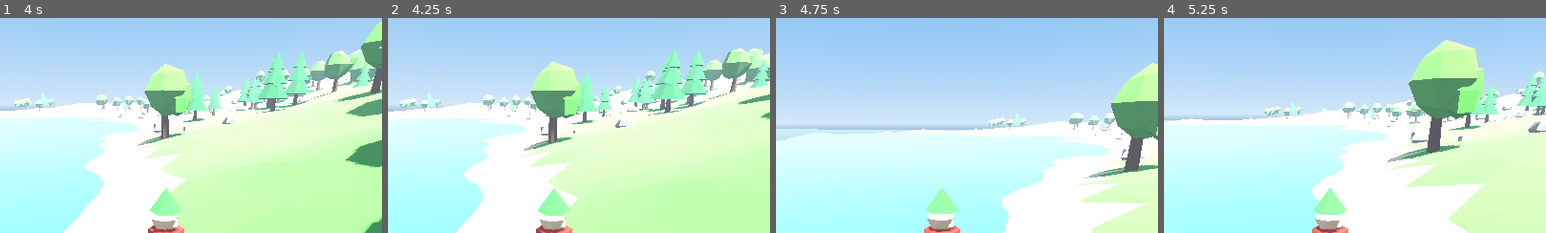
Above: before the commit, frames 1-4 (left to right).
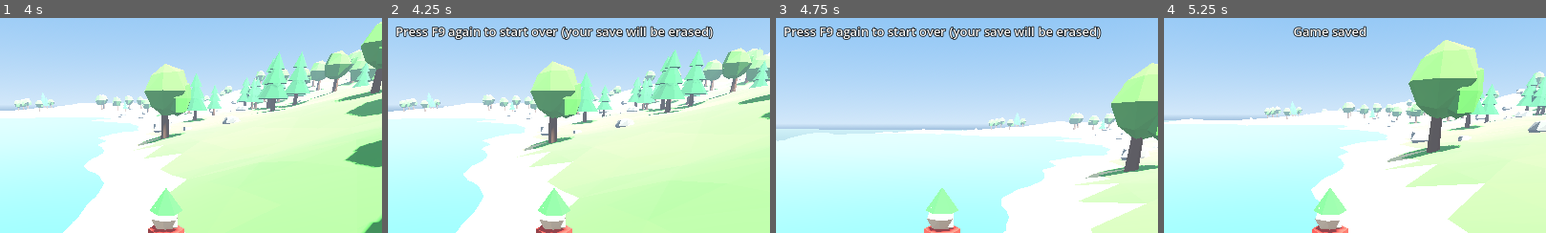
Above: after the commit, the same moments.

Repository: SneakKestrel16/Nelbrenn
Game: Godot game, scene res://scenes/main.tscn
The game is run twice, just before and just after one commit, with the same random seed, the same clock (stepped at 60 frames per second) and the same inputs.
Inputs (mouse positions are % of the whole screen's width and height, from its top left):
- Up to frame 1 (4 s): move the mouse to (55, 50) at 0.52 s; hold Shift (sprint) 0.53-1.28 s; hold W (move_forward) from 0.53 s (still down); tap Space (jump) at 0.77, 1.52, 3.02, 3.77 s; move the mouse to (45, 50) at 1.27 s; tap Shift (sprint) at 1.35, 2.85 s; move the mouse to (52, 48) at 2.02 s; hold Shift (sprint) 2.03-2.78 s; move the mouse to (49, 52) at 2.77 s; move the mouse to (57, 51) at 3.52 s; hold Shift (sprint) from 3.53 s (still down)
- Up to frame 2 (4.25 s): keep holding W (move_forward); keep holding Shift (sprint); tap F9 (restart_game, bound only after the commit) at 4.15 s
- Up to frame 3 (4.75 s): keep holding W (move_forward); tap F at 4.25 s; move the mouse to (42, 49) at 4.27 s; release Shift (sprint) at 4.28 s; tap Shift (sprint) at 4.35 s; tap Space (jump) at 4.52 s
- Up to frame 4 (5.25 s): keep holding W (move_forward); tap F5 (save_game, bound only after the commit) at 4.9 s; move the mouse to (51, 50) at 5.02 s; hold Shift (sprint) from 5.03 s (still down)
The pictures show only the part of the screen within x 28-78%, y 2-52%; the shares and areas given below are measured in that part.

Frame 1 is identical in both runs. In frame 2, 2.9% of the frame differs, in the area x 2-86%, y 3-11%; in frame 3, 2.9%; in frame 4, 0.7%.

Commit message:
Add saving and loading
Autosaves every 30 seconds and when the window closes, and restores the
player's position, view, time of day and world seed on start. F5 saves
now, F9 twice erases the save and starts over.

Diff:
--- a/scripts/main.gd
+++ b/scripts/main.gd
@@ -1,19 +1,32 @@
 extends Node3D
-## Entry point: sets up controls, sky, sun, the world and the player.
+## Entry point: sets up controls, sky, sun, the world and the player,
+## and handles saving and loading.
 
 const WorldScript := preload("res://scripts/world.gd")
 const PlayerScript := preload("res://scripts/player.gd")
 const DayNightScript := preload("res://scripts/day_night.gd")
+const SaveGame := preload("res://scripts/save_game.gd")
 
-## Change this to get a completely different world.
+## Seed for a brand-new world. A saved game keeps the seed it was started with.
 @export var world_seed: int = 1337
+@export var autosave_seconds := 30.0
 
 var world  # world.gd
 var player  # player.gd
+var day_night  # day_night.gd
+
+var _toast: Label
+var _toast_tween: Tween
+var _restart_armed_until := 0.0
 
 
 func _ready() -> void:
 	_setup_input()
+	_build_toast()
+
+	var save := SaveGame.read()
+	if save.has("world_seed"):
+		world_seed = int(save["world_seed"])
 
 	var env := WorldEnvironment.new()
 	env.name = "WorldEnvironment"
@@ -25,10 +38,12 @@
 	sun.directional_shadow_max_distance = 150.0
 	add_child(sun)
 
-	var day_night := DayNightScript.new()
+	day_night = DayNightScript.new()
 	day_night.name = "DayNight"
 	day_night.sun = sun
 	day_night.world_environment = env
+	if save.has("time_of_day"):
+		day_night.time_of_day = float(save["time_of_day"])
 	add_child(day_night)
 
 	world = WorldScript.new()
@@ -39,10 +54,82 @@
 	player = PlayerScript.new()
 	player.name = "Player"
 	add_child(player)
-	player.global_position = world.find_spawn_point()
+	if save.has("player"):
+		player.apply_save_data(save["player"])
+		show_message("Welcome back!")
+	else:
+		player.global_position = world.find_spawn_point()
 
 	world.target = player
 	world.generate_around(player.global_position, true)
+
+	var timer := Timer.new()
+	timer.wait_time = autosave_seconds
+	timer.autostart = true
+	timer.timeout.connect(save_game.bind(false))
+	add_child(timer)
+
+
+func _unhandled_input(event: InputEvent) -> void:
+	if event.is_action_pressed("save_game"):
+		save_game(true)
+	elif event.is_action_pressed("restart_game"):
+		_request_restart()
+
+
+func _notification(what: int) -> void:
+	# Save when the window is closed.
+	if what == NOTIFICATION_WM_CLOSE_REQUEST:
+		save_game(false)
+
+
+func save_game(announce: bool) -> void:
+	var data := {
+		"world_seed": world_seed,
+		"time_of_day": day_night.time_of_day,
+		"player": player.get_save_data(),
+		"saved_at": Time.get_datetime_string_from_system(),
+	}
+	var ok: bool = SaveGame.write(data)
+	if announce or not ok:
+		show_message("Game saved" if ok else "Could not save the game!")
+
+
+## Press twice within 3 seconds to wipe the save and start over.
+func _request_restart() -> void:
+	var now := Time.get_ticks_msec() / 1000.0
+	if now > _restart_armed_until:
+		_restart_armed_until = now + 3.0
+		show_message("Press F9 again to start over (your save will be erased)")
+		return
+	# Reloading with no save starts fresh, using the world_seed set on this scene.
+	SaveGame.delete()
+	get_tree().reload_current_scene()
+
+
+func show_message(text: String) -> void:
+	_toast.text = text
+	_toast.modulate.a = 1.0
+	if _toast_tween:
+		_toast_tween.kill()
+	_toast_tween = create_tween()
+	_toast_tween.tween_interval(2.0)
+	_toast_tween.tween_property(_toast, "modulate:a", 0.0, 0.8)
+
+
+func _build_toast() -> void:
+	var layer := CanvasLayer.new()
+	add_child(layer)
+	_toast = Label.new()
+	_toast.set_anchors_and_offsets_preset(Control.PRESET_CENTER_TOP)
+	_toast.offset_top = 24.0
+	_toast.grow_horizontal = Control.GROW_DIRECTION_BOTH
+	_toast.horizontal_alignment = HORIZONTAL_ALIGNMENT_CENTER
+	_toast.add_theme_font_size_override("font_size", 26)
+	_toast.add_theme_color_override("font_outline_color", Color.BLACK)
+	_toast.add_theme_constant_override("outline_size", 6)
+	_toast.modulate.a = 0.0
+	layer.add_child(_toast)
 
 
 func _setup_input() -> void:
@@ -53,6 +140,8 @@
 	_add_keys("jump", [KEY_SPACE])
 	_add_keys("sprint", [KEY_SHIFT])
 	_add_keys("release_mouse", [KEY_ESCAPE])
+	_add_keys("save_game", [KEY_F5])
+	_add_keys("restart_game", [KEY_F9])
 
 
 func _add_keys(action: StringName, keys: Array) -> void:
--- a/scripts/player.gd
+++ b/scripts/player.gd
@@ -107,6 +107,26 @@
 			velocity = Vector3.ZERO
 
 
+func get_save_data() -> Dictionary:
+	return {
+		"position": [global_position.x, global_position.y, global_position.z],
+		"facing": _model.rotation.y,
+		"camera_yaw": _camera_yaw.rotation.y,
+		"camera_pitch": _camera_pitch.rotation.x,
+	}
+
+
+func apply_save_data(data: Dictionary) -> void:
+	var p: Array = data.get("position", [])
+	if p.size() == 3:
+		global_position = Vector3(p[0], p[1], p[2])
+	_model.rotation.y = data.get("facing", 0.0)
+	_camera_yaw.rotation.y = data.get("camera_yaw", 0.0)
+	_camera_pitch.rotation.x = data.get("camera_pitch", -0.35)
+	_camera_yaw.global_position = global_position + Vector3(0, 1.6, 0)
+	velocity = Vector3.ZERO
+
+
 func _build_model() -> MeshInstance3D:
 	var st := SurfaceTool.new()
 	st.begin(Mesh.PRIMITIVE_TRIANGLES)
--- /dev/null
+++ b/scripts/save_game.gd
@@ -0,0 +1,43 @@
+extends RefCounted
+## Reads and writes the save file. On Windows it lives at
+## %APPDATA%\Godot\app_userdata\Nelbrenn\savegame.json
+
+const SAVE_PATH := "user://savegame.json"
+const VERSION := 1
+
+
+static func exists() -> bool:
+	return FileAccess.file_exists(SAVE_PATH)
+
+
+## Returns the saved data, or an empty Dictionary if there is no usable save.
+static func read() -> Dictionary:
+	if not exists():
+		return {}
+	var file := FileAccess.open(SAVE_PATH, FileAccess.READ)
+	if file == null:
+		push_warning("Could not open save file: %s" % error_string(FileAccess.get_open_error()))
+		return {}
+	var data = JSON.parse_string(file.get_as_text())
+	if not data is Dictionary or int(data.get("version", 0)) != VERSION:
+		push_warning("Save file is unreadable or from another version, starting fresh.")
+		return {}
+	return data
+
+
+static func write(data: Dictionary) -> bool:
+	data["version"] = VERSION
+	# Write to a temporary file first so a crash mid-save can't corrupt the old save.
+	var tmp_path := SAVE_PATH + ".tmp"
+	var file := FileAccess.open(tmp_path, FileAccess.WRITE)
+	if file == null:
+		push_warning("Could not write save file: %s" % error_string(FileAccess.get_open_error()))
+		return false
+	file.store_string(JSON.stringify(data, "\t"))
+	file.close()
+	return DirAccess.rename_absolute(tmp_path, SAVE_PATH) == OK
+
+
+static func delete() -> void:
+	if exists():
+		DirAccess.remove_absolute(SAVE_PATH)
Not shown, added: scripts/save_game.gd.uid
Not shown, changed: README.md
